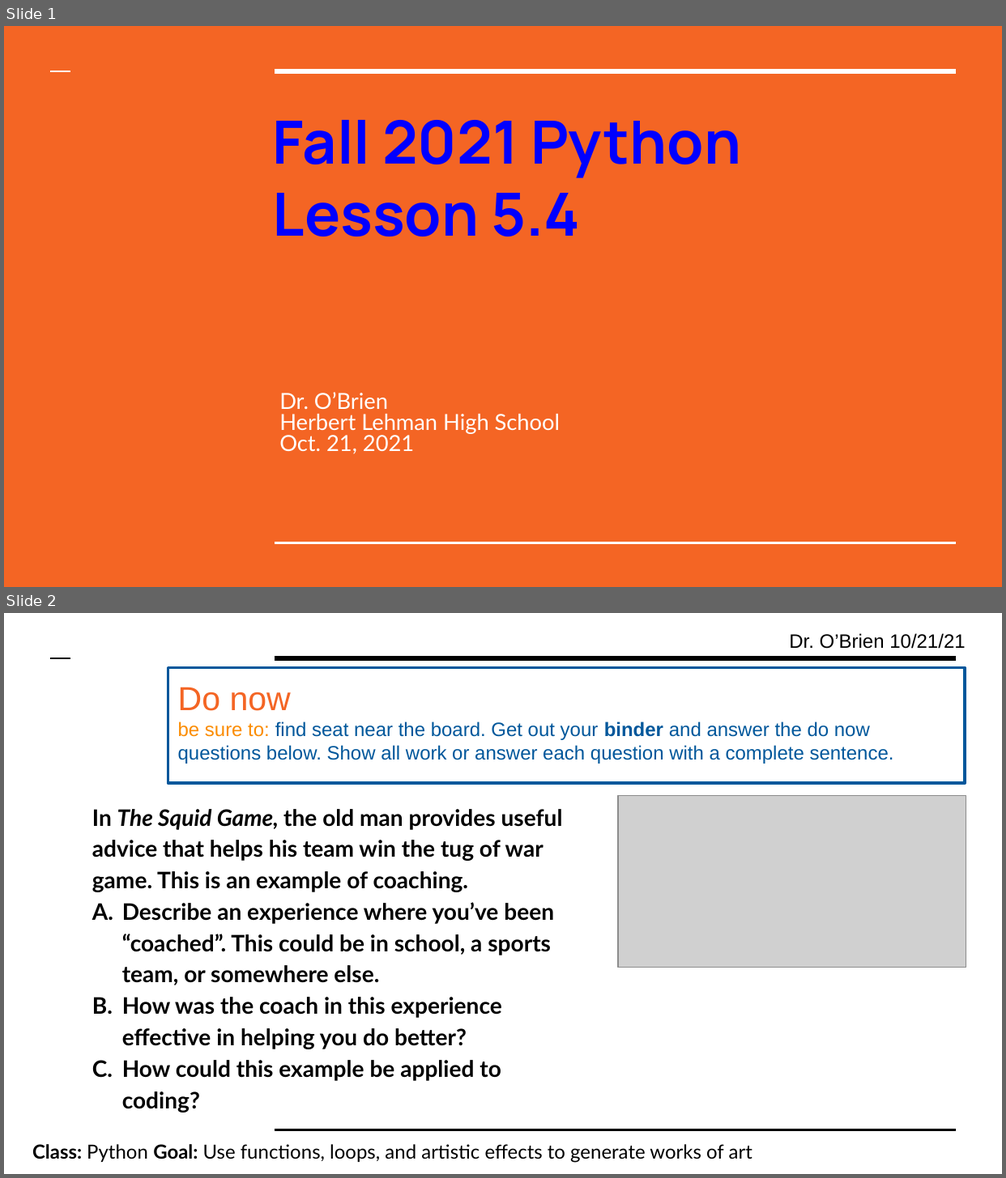
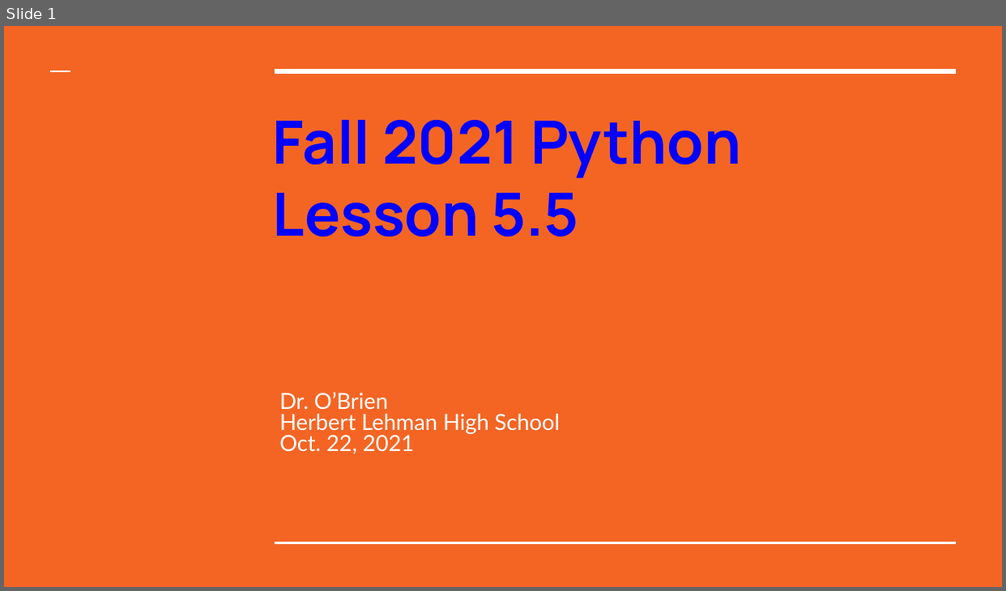
Before and after one commit to cobrien87/work, a slide deck: old/lesson_54_python.pptx. Shown one above the other, each under a label of ours: slides 1 and 2 before the commit, slide 1 after it. The pictures are 1006x1178 and 1006x591 pixels, drawn with LibreOffice and Linux fonts; fonts in the diff are those of the drawing; grey boxes stand for pictures; background and template pictures are left out. Boxes give left, top, right and bottom in pixels: in the first picture for what was removed or moved away, otherwise in the second. Text is boxed around its words. In the diff, an @@ line names an element or a change of style, - is before the commit and + after.

```diff
--- a/old/lesson_54_python.pptx
+++ b/old/lesson_54_python.pptx
@@ slide 2 removed at [4, 613, 1002, 1174], background #FFFFFF @@
@@ text removed at [789, 633, 965, 649] @@
-Dr. O’Brien 10/21/21
@@ line removed from (51, 658) to (71, 658) @@
@@ line removed from (275, 658) to (956, 658) @@
@@ rectangle removed at [168, 668, 965, 784] @@
-Do now
-be sure to: find seat near the board. Get out your binder and answer the do now questions below. Show all work or answer each question with a complete sentence.
@@ picture removed at [618, 795, 966, 967] @@
@@ text removed at [92, 809, 563, 1113] @@
-In The Squid Game, the old man provides useful advice that helps his team win the tug of war game. This is an example of coaching.
-A. Describe an experience where you’ve been “coached”. This could be in school, a sports team, or somewhere else.
-B. How was the coach in this experience effective in helping you do better?
-C. How could this example be applied to coding?
@@ text removed at [32, 1144, 752, 1163] @@
-Class: Python Goal: Use functions, loops, and artistic effects to generate works of art
@@ line removed from (275, 1130) to (956, 1130) @@
@@ slide 1 changed as well @@
@@ title at [273, 193, 578, 237]: text changed @@
-Lesson 5.4
+Lesson 5.5
@@ subtitle at [279, 435, 414, 454]: text changed @@
-Oct. 21, 2021
+Oct. 22, 2021
```
Also in this commit, not shown: 5 other slides changed, 1 slide added, 1 other slide removed, 15 other files.
